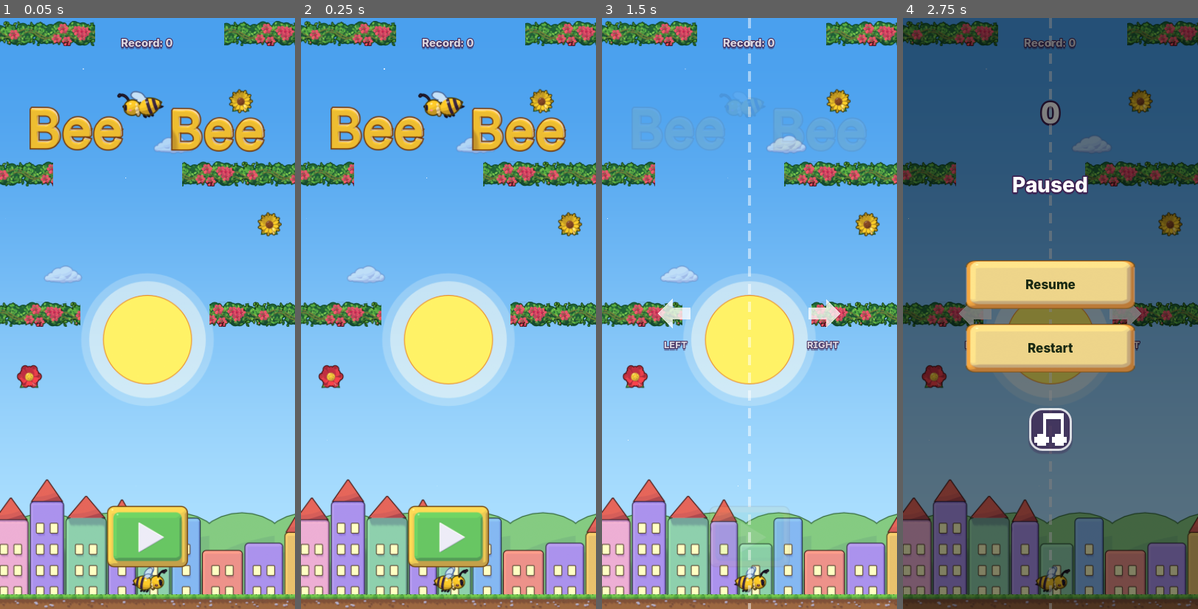
Above: before the commit, frames 1-4 (left to right).
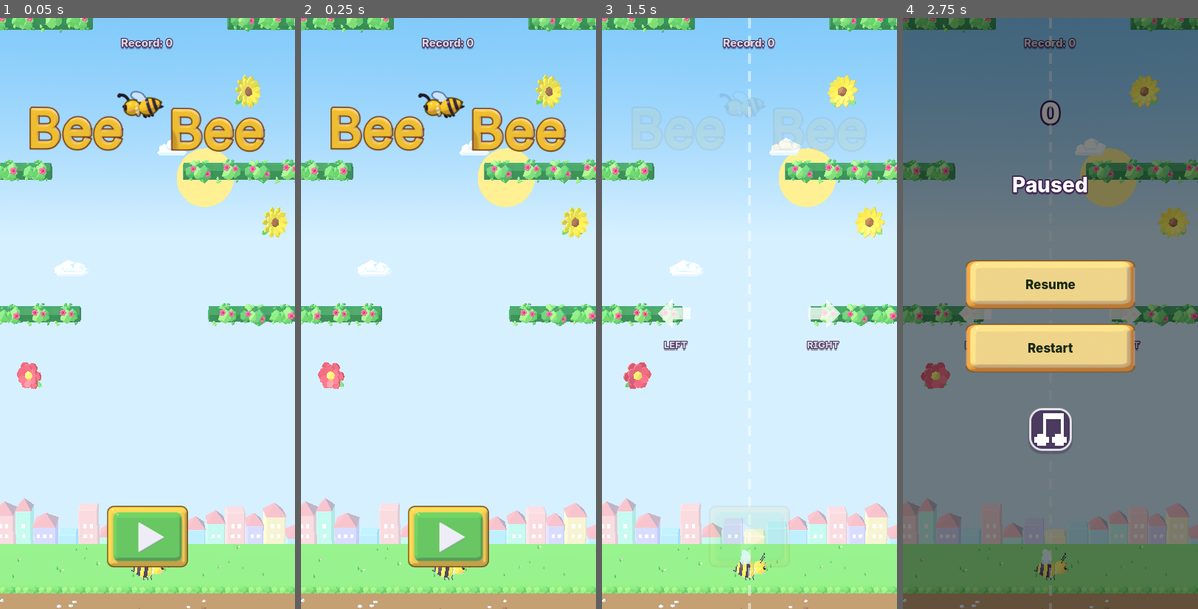
Above: after the commit, the same moments.

Repository: costanoy/bee-bee
Game: Godot game, scene res://scenes/main.tscn
Two runs of this game, one before a commit and one after it. Both use one fixed random seed, a clock stepped at 60 frames per second and the inputs below.
Inputs (mouse positions are in pixels of both pictures, inside the frame that each line leads up to):
- Up to frame 1 (0.05 s): no input
- Up to frame 2 (0.25 s): no input
- Up to frame 3 (1.5 s): click (749, 538) at 0.52 s; click (749, 538) at 1.27 s
- Up to frame 4 (2.75 s): click (1171, 47) at 2.02 s

The runs differ from the first frame. In frame 1, 91% of the frame differs, in the area x 0-100%, y 0-100%; in frame 2, 91%; in frame 3, 97%; in frame 4, 80%.

Commit message:
Real-time 3D: the whole game drawn as a low-poly 3D scene
Until now the "3D" art was pre-rendered into flat sprites, so the game
still looked 2D. The world is now actually rendered in 3D: a
perspective camera tilted slightly down onto the play plane, a sun
light, a procedural sky, depth haze, and flat-shaded low-poly models
(tools/blender/make_lowpoly_models.py -> models/*.glb): bee with
hinged wings that beat in 3D and turns to face where it flies, hedge
segments, three flowers, clouds, gull, moon, Jupiter, UFO, grass
ground, round and pine trees, and far backdrops (hills + mountains, or
a pastel town) whose parallax now comes from real depth.

Gameplay is untouched: main.gd still simulates everything in its 2D
plane, and scripts/view3d.gd mirrors that state every frame onto the
3D plane z=0 (same x/y), so collisions look exactly as they are. The
2D world is hidden but kept as the simulation; the UI stays 2D on top.
USE_3D_VIEW in main.gd switches back to the sprites.

Sky, light and haze follow the existing day->dusk->night clock; the
sun sets and fades; stars ride with the camera at night. Flower pickups
burst in 3D. Performance: sibling meshes are merged per model at export
(a hedge segment is 6 draw calls, was ~30) and shadows are off.

Co-Authored-By: Claude Opus 5.5 <noreply@anthropic.com>

Diff:
--- a/scripts/main.gd
+++ b/scripts/main.gd
@@ -147,6 +147,10 @@
 const SeagullScript := preload("res://scripts/seagull.gd")
 const SkyScript := preload("res://scripts/sky.gd")
 const PrerenderedArt := preload("res://scripts/prerendered_art.gd")
+const View3DScript := preload("res://scripts/view3d.gd")
+# Real-time 3D view (view3d.gd) on top of the unchanged 2D simulation;
+# false brings back the 2D sprites.
+const USE_3D_VIEW := true
 const BeeScript := preload("res://scripts/bee.gd")
 
 # Ground/trees content bounding boxes inside their source canvases (see
@@ -276,6 +280,17 @@
 	_apply_music_mute()
 
 	_reset_to_ground_scene()
+
+	# Everything the player sees of the world is drawn in 3D by view3d.gd,
+	# which mirrors this node's 2D simulation. The 2D world (and the 2D sky
+	# layer) stays in the tree purely as simulation; the UI layers are
+	# CanvasLayers and aren't affected by hiding it.
+	if USE_3D_VIEW:
+		var view := View3DScript.new()
+		add_child(view)
+		view.setup(self)
+		visible = false
+		sky.layer.visible = false
 
 	state = State.START
 	start_screen.visible = true
--- /dev/null
+++ b/scripts/view3d.gd
@@ -0,0 +1,534 @@
+extends Node3D
+
+# The game drawn in real-time 3D. Gameplay is untouched — main.gd still
+# simulates everything in its 400-px-wide 2D plane (physics, collisions,
+# spawning, difficulty) — and this node mirrors that state every frame into
+# a low-poly scene: same x/y on the plane z=0, plus real depth, light,
+# shadow and a perspective camera (so far-away scenery gets its parallax
+# for free instead of being faked). The 2D world is hidden; the 2D UI stays.
+#
+# Models: models/*.glb, built by tools/blender/make_lowpoly_models.py.
+
+const PX := 40.0                 # game px per 3D unit (the screen is 10 units wide)
+const FOV := 50.0
+const BEE_SCALE := 0.8
+const FLOWER_SCALE := 1.25
+const CAM_PITCH := 7.0           # degrees, looking slightly down onto the play plane
+const HEDGE_VARIANTS := ["hedge_a", "hedge_b", "hedge_c"]
+const BACKDROP_DEPTH := 95.0     # far enough to scroll at ~1/5 of the climb rate
+const SUN_Y := 26.0
+
+const SKY_DAY := [Color(0.30, 0.60, 0.95), Color(0.72, 0.88, 1.0)]
+const SKY_DUSK := [Color(0.30, 0.26, 0.60), Color(0.98, 0.58, 0.46)]
+const SKY_NIGHT := [Color(0.04, 0.05, 0.16), Color(0.14, 0.14, 0.36)]
+
+var main: Node2D
+var models := {}
+var cam: Camera3D
+var env: Environment
+var sky_mat: ProceduralSkyMaterial
+var sun_light: DirectionalLight3D
+var stars: MultiMeshInstance3D
+var star_mat: StandardMaterial3D
+
+var mirrors := {}                # 2D node instance id -> Node3D
+var bee3d: Node3D
+var wing_l: Node3D
+var wing_r: Node3D
+var dead_eyes: Node3D
+var live_eyes: Array[Node3D] = []
+var bee_yaw := 0.0
+var bee_roll_x := 0.0
+var idle_time := 0.0
+
+var sun_disc: MeshInstance3D
+var sun_mat: StandardMaterial3D
+var ground_for: Object           # the ground Sprite2D this scenery was built for
+var scenery: Node3D
+var record3d: Node3D
+var record_for: Object
+
+
+func setup(p_main: Node2D) -> void:
+	main = p_main
+	for f in ["bee", "hedge_a", "hedge_b", "hedge_c", "flower_red", "flower_yellow", "flower_blue",
+			"cloud_a", "cloud_b", "gull", "moon", "jupiter", "ufo", "ground", "tree_round", "tree_pine",
+			"backdrop_hills", "backdrop_city"]:
+		models[f] = load("res://models/%s.glb" % f)
+
+	cam = Camera3D.new()
+	cam.fov = FOV
+	cam.far = 400.0
+	add_child(cam)
+	cam.make_current()
+
+	env = Environment.new()
+	env.background_mode = Environment.BG_SKY
+	sky_mat = ProceduralSkyMaterial.new()
+	sky_mat.sun_angle_max = 0.0
+	var sky := Sky.new()
+	sky.sky_material = sky_mat
+	env.sky = sky
+	env.ambient_light_source = Environment.AMBIENT_SOURCE_SKY
+	env.ambient_light_energy = 0.9
+	env.tonemap_mode = Environment.TONE_MAPPER_FILMIC
+	env.glow_enabled = true
+	env.glow_intensity = 0.4
+	# depth haze: the far backdrop fades into the horizon colour, the
+	# gameplay plane (~24 units away) stays crisp
+	env.fog_enabled = true
+	env.fog_mode = Environment.FOG_MODE_DEPTH
+	env.fog_depth_begin = 45.0
+	env.fog_depth_end = 220.0
+	env.fog_density = 0.55
+	env.fog_sky_affect = 0.0
+	var we := WorldEnvironment.new()
+	we.environment = env
+	add_child(we)
+
+	sun_light = DirectionalLight3D.new()
+	sun_light.rotation_degrees = Vector3(-42, -55, 0)   # from the upper left, raking across the scene
+	sun_light.light_color = Color(1.0, 0.96, 0.88)
+	# No shadows: everything sits on one plane with only sky behind it, so
+	# they'd barely show, and a shadow pass roughly doubles the draw cost on
+	# a phone.
+	sun_light.shadow_enabled = false
+	sun_light.sky_mode = DirectionalLight3D.SKY_MODE_LIGHT_ONLY
+	add_child(sun_light)
+
+	_build_bee()
+	_build_stars()
+
+
+# ------------------------------------------------------------------ helpers
+func _cam_dist() -> float:
+	return (main.screen_h / PX / 2.0) / tan(deg_to_rad(FOV / 2.0))
+
+
+
+func to3(p: Vector2, z := 0.0) -> Vector3:
+	return Vector3((p.x - main.SCREEN_W / 2.0) / PX, -p.y / PX, z)
+
+
+func spawn(model: String, parent: Node = self) -> Node3D:
+	var n: Node3D = models[model].instantiate()
+	parent.add_child(n)
+	return n
+
+
+func _meshes(n: Node) -> Array:
+	var out := []
+	if n is MeshInstance3D:
+		out.append(n)
+	for c in n.get_children():
+		out.append_array(_meshes(c))
+	return out
+
+
+# ------------------------------------------------------------------ per-frame sync
+func _process(delta: float) -> void:
+	if main == null:
+		return
+	_sync_camera()
+	_sync_sky()
+	_sync_scenery()
+	_sync_obstacles()
+	_sync_flowers(delta)
+	_sync_decor(delta)
+	_sync_record_line()
+	_sync_bee(delta)
+
+
+func _sync_camera() -> void:
+	var dist := _cam_dist()
+	var c: Vector2 = main.camera.position        # top-left of the 2D view, shake included
+	var centre := Vector3(c.x / PX, -(c.y + main.screen_h / 2.0) / PX, 0)
+	# Tilted slightly down so the tops of the hedges show. Everything that
+	# collides lives on the same plane, so the tilt can't make a hit look
+	# like a miss; the plane just reads as a slightly receding stage.
+	var pitch := deg_to_rad(CAM_PITCH)
+	cam.rotation.x = -pitch
+	cam.position = centre + Vector3(0, sin(pitch) * dist, cos(pitch) * dist)
+	# stars ride with the camera: an endless sky, however high the climb
+	stars.position = cam.position + Vector3(0, 0, -180)
+
+
+func _sync_sky() -> void:
+	var d: float = main.sky.darkness(main.elapsed)
+	var top: Color
+	var horizon: Color
+	if d < 0.5:
+		top = SKY_DAY[0].lerp(SKY_DUSK[0], d * 2.0)
+		horizon = SKY_DAY[1].lerp(SKY_DUSK[1], d * 2.0)
+	else:
+		top = SKY_DUSK[0].lerp(SKY_NIGHT[0], (d - 0.5) * 2.0)
+		horizon = SKY_DUSK[1].lerp(SKY_NIGHT[1], (d - 0.5) * 2.0)
+	sky_mat.sky_top_color = top
+	sky_mat.sky_horizon_color = horizon
+	# a level camera sees the sky's lower hemisphere too — keep it the
+	# horizon colour, and haze distant scenery into that same colour
+	sky_mat.ground_horizon_color = horizon
+	sky_mat.ground_bottom_color = horizon
+	env.fog_light_color = horizon
+	# night stays bright enough to read the flowers — they're the goal
+	sun_light.light_energy = lerpf(1.25, 0.6, d)
+	sun_light.light_color = Color(1.0, 0.96, 0.88).lerp(Color(0.66, 0.74, 1.0), d)
+	env.ambient_light_energy = lerpf(0.9, 0.8, d)
+	# the sun sets: sinks and fades out as the sky turns
+	if sun_disc:
+		sun_disc.position.y = SUN_Y - d * 70.0
+		sun_mat.albedo_color.a = clampf(1.0 - d * 2.2, 0.0, 1.0)
+		sun_disc.visible = sun_mat.albedo_color.a > 0.01
+	star_mat.albedo_color.a = clampf((d - 0.45) * 2.0, 0.0, 1.0)
+
+
+# The ground, trees and far backdrop are rebuilt whenever main.gd builds a
+# fresh start scene (every run), since the backdrop variant is re-rolled.
+func _sync_scenery() -> void:
+	if main.ground_sprite == ground_for:
+		return
+	ground_for = main.ground_sprite
+	if scenery:
+		scenery.queue_free()
+	scenery = Node3D.new()
+	add_child(scenery)
+	if ground_for == null:
+		return
+	var ground := spawn("ground", scenery)
+	ground.position = Vector3(0, 0, 0)          # grass top at world y=0, where the bee stands
+	var rng := RandomNumberGenerator.new()
+	rng.seed = main.rows_spawned * 7919 + int(main.last_gap_x * 13.0)
+	if main.trees_sprite:
+		var x := -8.0
+		while x < 8.0:
+			var t := spawn("tree_round" if rng.randf() < 0.6 else "tree_pine", scenery)
+			var s := rng.randf_range(0.85, 1.25)
+			t.scale = Vector3.ONE * s
+			t.position = Vector3(x, 0, rng.randf_range(-2.4, -1.4))
+			t.rotation.y = rng.randf_range(0, TAU)
+			x += rng.randf_range(0.9, 1.5)
+	var hills: bool = main.sky.mountain_has_trees
+	var back := spawn("backdrop_hills" if hills else "backdrop_city", scenery)
+	# Sink the backdrop so, from the cold-start camera, its foot lines up
+	# just above the near grass: seen through a level perspective camera, a
+	# point at depth d appears pulled towards the view centre by D/(D+d).
+	var dist := _cam_dist()
+	var cam_y: float = -(main.camera_y + main.screen_h / 2.0) / PX + sin(deg_to_rad(CAM_PITCH)) * dist
+	var foot_y: float = cam_y + (0.35 - cam_y) * (dist + BACKDROP_DEPTH) / dist
+	back.position = Vector3(0, foot_y + 1.5, -BACKDROP_DEPTH)
+	# A tall slab under the backdrop: with a level camera, anything below
+	# the backdrop's own foot would otherwise show bare sky between it and
+	# the near ground. This way the whole horizon sinks away as one piece
+	# while the bee climbs, and only sky is left above it.
+	var base := MeshInstance3D.new()
+	var bm := BoxMesh.new()
+	bm.size = Vector3(160, 90, 2)
+	base.mesh = bm
+	var bmat := StandardMaterial3D.new()
+	bmat.albedo_color = Color(0.40, 0.70, 0.40) if hills else Color(0.46, 0.72, 0.46)
+	base.material_override = bmat
+	base.position = Vector3(0, foot_y - 45.0 + 0.5, -BACKDROP_DEPTH + 4.0)
+	scenery.add_child(base)
+	# a glowing sun hung behind everything
+	var sun := MeshInstance3D.new()
+	var sm := SphereMesh.new()
+	sm.radius = 7.0
+	sm.height = 14.0
+	sm.radial_segments = 20
+	sm.rings = 10
+	sun.mesh = sm
+	var mat := StandardMaterial3D.new()
+	mat.shading_mode = BaseMaterial3D.SHADING_MODE_UNSHADED
+	mat.albedo_color = Color(1.0, 0.88, 0.45)
+	mat.emission_enabled = true
+	mat.emission = Color(1.0, 0.82, 0.35)
+	mat.emission_energy_multiplier = 1.6
+	mat.disable_fog = true
+	mat.transparency = BaseMaterial3D.TRANSPARENCY_ALPHA
+	sun.material_override = mat
+	sun.position = Vector3(14, SUN_Y, -BACKDROP_DEPTH - 40)
+	sun.name = "Sun"
+	scenery.add_child(sun)
+	sun_disc = sun
+	sun_mat = mat
+
+
+func _mirror(node: Object, build: Callable) -> Node3D:
+	var id := node.get_instance_id()
+	if not mirrors.has(id):
+		mirrors[id] = build.call(node)
+	return mirrors[id]
+
+
+func _prune(alive: Dictionary) -> void:
+	for id in mirrors.keys():
+		if not alive.has(id):
+			var n: Node3D = mirrors[id]
+			mirrors.erase(id)
+			n.queue_free()
+
+
+func _sync_obstacles() -> void:
+	var alive := {}
+	for o in main.obstacles:
+		if not is_instance_valid(o):
+			continue
+		alive[o.get_instance_id()] = true
+		_mirror(o, _build_hedge_row)
+	for f in main.flowers:
+		if is_instance_valid(f):
+			alive[f.get_instance_id()] = true
+	for group in [main.clouds, main.seagulls, main.celestials]:
+		for n in group:
+			if is_instance_valid(n):
+				alive[n.get_instance_id()] = true
+	# collected flowers leave main.flowers but live on for their burst
+	for id in mirrors.keys():
+		var n = instance_from_id(id)
+		if n != null and is_instance_valid(n) and n is Area2D:
+			alive[id] = true
+	_prune(alive)
+
+
+func _build_hedge_row(o) -> Node3D:
+	var row := Node3D.new()
+	add_child(row)
+	var band_mid: float = o.position.y + 11.0     # obstacle.gd THICK / 2
+	row.position = to3(Vector2(main.SCREEN_W / 2.0, band_mid))
+	var gap_left: float = o.gap_x - o.gap_width / 2.0
+	var gap_right: float = o.gap_x + o.gap_width / 2.0
+	# bars run well past the screen edges: the tilted camera shows a little
+	# more of the plane's width near the top of the screen
+	for bar in [[-80.0, gap_left], [gap_right, main.SCREEN_W + 80.0]]:
+		var x1: float = bar[0]
+		var x2: float = bar[1]
+		if x2 <= x1 + 1.0:
+			continue
+		var width_u: float = (x2 - x1) / PX
+		var n := maxi(1, int(ceil(width_u)))
+		var seg_w := width_u / n
+		for i in n:
+			var h := spawn(HEDGE_VARIANTS[randi() % HEDGE_VARIANTS.size()], row)
+			h.scale = Vector3(seg_w, 1, 1)
+			h.position = Vector3((x1 - main.SCREEN_W / 2.0) / PX + i * seg_w, 0, 0)
+	return row
+
+
+func _sync_flowers(delta: float) -> void:
+	for f in main.flowers:
+		if not is_instance_valid(f):
+			continue
+		var m := _mirror(f, _build_flower)
+		m.position = to3(f.position, 0.1)
+		# a gentle sway rather than a full spin, which turned them edge-on
+		m.rotation.y = sin(idle_time * 1.8 + f.sway_phase) * 0.55
+	# collected: the 2D sprite is hidden while its burst plays
+	for id in mirrors.keys():
+		var n = instance_from_id(id)
+		if n is Area2D and is_instance_valid(n) and not n.sprite.visible:
+			var m: Node3D = mirrors[id]
+			if m.visible:
+				m.visible = false
+				_burst(m.position, n.burst_color)
+
+
+func _build_flower(f) -> Node3D:
+	var path: String = f.sprite.texture.resource_path
+	var model := "flower_red"
+	if "yellow" in path:
+		model = "flower_yellow"
+	elif "blue" in path:
+		model = "flower_blue"
+	var n := spawn(model)
+	n.scale = Vector3.ONE * FLOWER_SCALE
+	return n
+
+
+func _burst(at: Vector3, color: Color) -> void:
+	var p := CPUParticles3D.new()
+	p.one_shot = true
+	p.amount = 14
+	p.lifetime = 0.55
+	p.explosiveness = 1.0
+	p.direction = Vector3.UP
+	p.spread = 180.0
+	p.gravity = Vector3(0, -4, 0)
+	p.initial_velocity_min = 2.0
+	p.initial_velocity_max = 5.0
+	p.scale_amount_min = 0.6
+	p.scale_amount_max = 1.0
+	var mesh := SphereMesh.new()
+	mesh.radius = 0.07
+	mesh.height = 0.14
+	mesh.radial_segments = 6
+	mesh.rings = 3
+	var mat := StandardMaterial3D.new()
+	mat.albedo_color = color
+	mat.emission_enabled = true
+	mat.emission = color
+	mat.emission_energy_multiplier = 0.6
+	mesh.material = mat
+	p.mesh = mesh
+	p.position = at
+	add_child(p)
+	p.emitting = true
+	get_tree().create_timer(1.0).timeout.connect(p.queue_free)
+
+
+func _sync_decor(delta: float) -> void:
+	idle_time += delta
+	for c in main.clouds:
+		if not is_instance_valid(c):
+			continue
+		var m := _mirror(c, func(n): return spawn("cloud_a" if n.get_instance_id() % 2 == 0 else "cloud_b"))
+		m.position = to3(c.position, -2.2)
+		m.scale = Vector3.ONE * (c.scale.x * 538.0 / 80.0)
+	for g in main.seagulls:
+		if not is_instance_valid(g):
+			continue
+		var m := _mirror(g, func(n): return spawn("gull"))
+		m.position = to3(g.position, -1.2)
+		m.rotation.y = PI if g.flip_h else 0.0
+		var a := sin(idle_time * 9.0 + g.get_instance_id() % 7) * 0.9
+		for side in ["L", "R"]:
+			var w: Node3D = m.find_child("WingPivot" + side, true, false)
+			if w:
+				w.rotation.x = a * (1.0 if side == "L" else -1.0)
+	for b in main.celestials:
+		if not is_instance_valid(b):
+			continue
+		var m := _mirror(b, _build_celestial)
+		m.position = to3(b.position, -6.0)
+		m.rotation.y += delta * 0.3
+
+
+func _build_celestial(b) -> Node3D:
+	var path: String = b.texture.resource_path
+	if "moon" in path:
+		return spawn("moon")
+	if "jupiter" in path:
+		var j := spawn("jupiter")
+		j.scale = Vector3.ONE * 1.25
+		return j
+	var u := spawn("ufo")
+	u.scale = Vector3.ONE * 0.7
+	return u
+
+
+func _sync_record_line() -> void:
+	var rl = main.record_line
+	if rl != record_for:
+		if record3d:
+			var old := record3d
+			var tw := create_tween()
+			tw.tween_property(old, "scale", Vector3(1.0, 3.0, 1.0), 0.1)
+			tw.tween_property(old, "scale", Vector3(1.0, 0.01, 1.0), 0.35)
+			tw.tween_callback(old.queue_free)
+			record3d = null
+		record_for = rl
+		if rl != null:
+			record3d = _build_record_line()
+	if record3d and is_instance_valid(rl):
+		record3d.position = to3(Vector2(main.SCREEN_W / 2.0, rl.position.y), 0.45)
+
+
+func _build_record_line() -> Node3D:
+	var line := Node3D.new()
+	add_child(line)
+	var mat := StandardMaterial3D.new()
+	mat.shading_mode = BaseMaterial3D.SHADING_MODE_UNSHADED
+	mat.albedo_color = Color(1.0, 0.84, 0.3)
+	var x := -5.0
+	while x < 5.0:
+		var dash := MeshInstance3D.new()
+		var bm := BoxMesh.new()
+		bm.size = Vector3(0.26, 0.05, 0.05)
+		dash.mesh = bm
+		dash.material_override = mat
+		dash.position = Vector3(x + 0.13, 0, 0)
+		line.add_child(dash)
+		x += 0.4
+	var label := Label3D.new()
+	label.text = "RECORD"
+	label.font = main.ui_font
+	label.font_size = 64
+	label.pixel_size = 0.004
+	label.modulate = Color(1.0, 0.84, 0.3)
+	label.outline_modulate = main.UI_INK
+	label.outline_size = 16
+	label.position = Vector3(-4.2, 0.22, 0)
+	line.add_child(label)
+	return line
+
+
+# ------------------------------------------------------------------ bee
+func _build_bee() -> void:
+	bee3d = spawn("bee")
+	bee3d.scale = Vector3.ONE * BEE_SCALE
+	wing_l = bee3d.find_child("WingPivotL", true, false)
+	wing_r = bee3d.find_child("WingPivotR", true, false)
+	dead_eyes = bee3d.find_child("DeadEyes", true, false)
+	for n in bee3d.find_children("Eye*", "", true, false):
+		live_eyes.append(n)
+	for n in bee3d.find_children("Shine*", "", true, false):
+		live_eyes.append(n)
+
+
+func _sync_bee(delta: float) -> void:
+	var b = main.bee
+	bee3d.position = to3(b.position, 0.15)
+	var dead: bool = b.sprite.animation == "dead"
+	dead_eyes.visible = dead
+	for e in live_eyes:
+		e.visible = not dead
+
+	# turn to face the way the last tap sent it (a real turn, not a flip)
+	var target_yaw := 0.0 if b.facing > 0 else PI
+	bee_yaw = lerp_angle(bee_yaw, target_yaw, clampf(delta * 12.0, 0.0, 1.0))
+	# roll belly-up on death
+	bee_roll_x = lerpf(bee_roll_x, PI if dead else 0.0, clampf(delta * 6.0, 0.0, 1.0))
+	var lean: float = -b.sprite.rotation * b.facing
+	bee3d.rotation = Vector3(bee_roll_x, bee_yaw, lean)
+
+	# wingbeat: the 2D flap animation (hidden) is the clock — one full
+	# down-and-up stroke per tap, with a soft hover flutter in between
+	var wing := 0.25 + sin(idle_time * 7.0) * 0.12
+	if dead:
+		wing = 1.6
+	elif b.sprite.animation == "flap" and b.sprite.is_playing():
+		var frames: int = b.sprite.sprite_frames.get_frame_count("flap")
+		var t: float = (b.sprite.frame + b.sprite.frame_progress) / frames
+		wing = 0.25 + sin(t * PI) * 1.55
+		var squash := sin(t * PI) * 0.08
+		bee3d.scale = Vector3(BEE_SCALE * (1.0 + squash), BEE_SCALE * (1.0 - squash), BEE_SCALE)
+	else:
+		bee3d.scale = Vector3.ONE * BEE_SCALE
+	wing_l.rotation.x = wing
+	wing_r.rotation.x = -wing
+
+
+func _build_stars() -> void:
+	var mm := MultiMesh.new()
+	mm.transform_format = MultiMesh.TRANSFORM_3D
+	var sm := SphereMesh.new()
+	sm.radius = 0.35
+	sm.height = 0.7
+	sm.radial_segments = 4
+	sm.rings = 2
+	mm.mesh = sm
+	mm.instance_count = 140
+	var rng := RandomNumberGenerator.new()
+	rng.seed = 7
+	for i in mm.instance_count:
+		var t := Transform3D(Basis().scaled(Vector3.ONE * rng.randf_range(0.5, 1.4)),
+			Vector3(rng.randf_range(-60, 60), rng.randf_range(-90, 90), 0))
+		mm.set_instance_transform(i, t)
+	star_mat = StandardMaterial3D.new()
+	star_mat.shading_mode = BaseMaterial3D.SHADING_MODE_UNSHADED
+	star_mat.transparency = BaseMaterial3D.TRANSPARENCY_ALPHA
+	star_mat.albedo_color = Color(1, 1, 0.95, 0)
+	stars = MultiMeshInstance3D.new()
+	stars.multimesh = mm
+	stars.material_override = star_mat
+	stars.cast_shadow = GeometryInstance3D.SHADOW_CASTING_SETTING_OFF
+	add_child(stars)
Binary file added: models/backdrop_city.glb
Not shown, added: models/backdrop_city.glb.import
Binary file added: models/backdrop_hills.glb
Not shown, added: models/backdrop_hills.glb.import
Binary file added: models/bee.glb
Not shown, added: models/bee.glb.import
Binary file added: models/cloud_a.glb
Not shown, added: models/cloud_a.glb.import
Binary file added: models/cloud_b.glb
Not shown, added: models/cloud_b.glb.import
Binary file added: models/flower_blue.glb
Not shown, added: models/flower_blue.glb.import
(and 25 more such lines)
